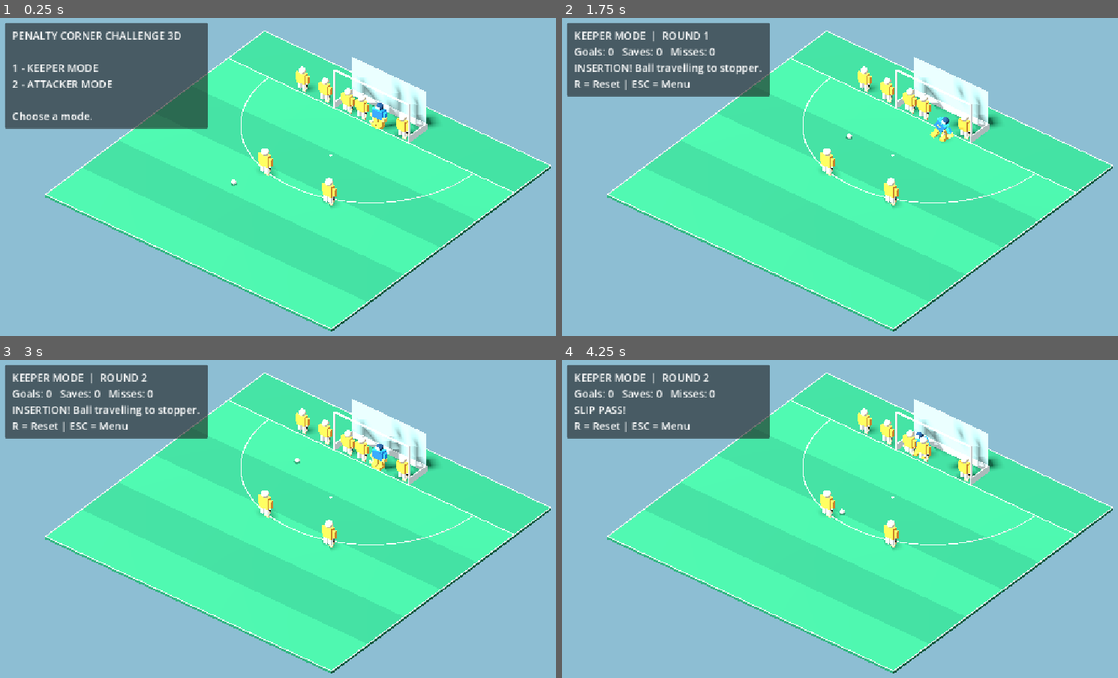
Above: before the commit, frames 1-4 (two rows, left to right).
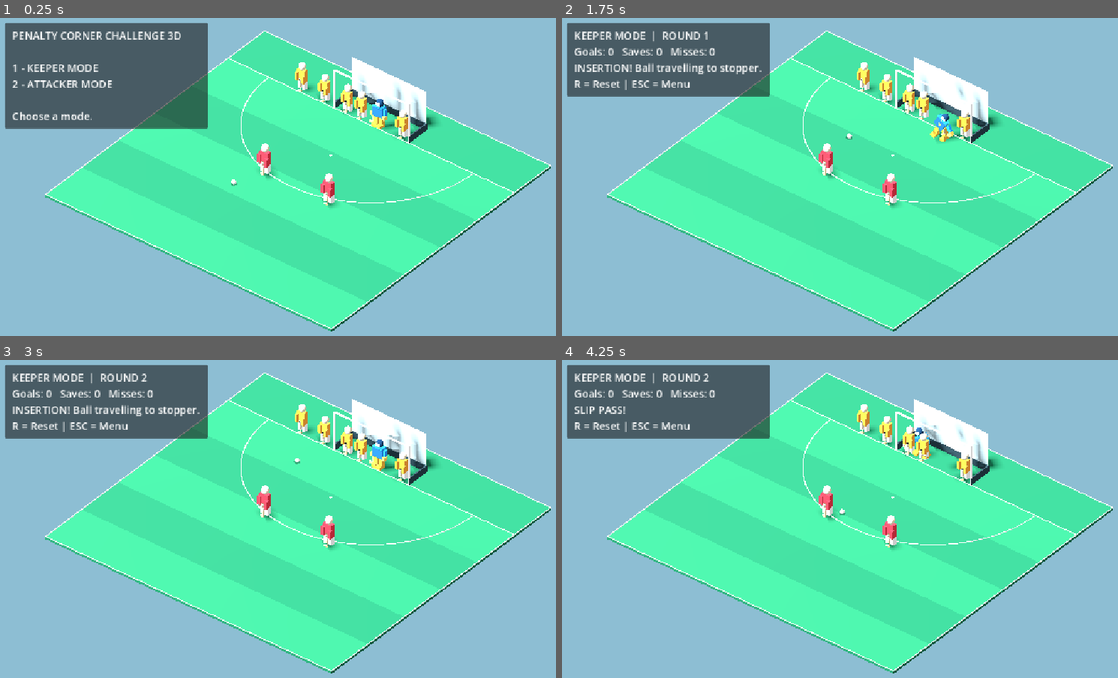
Above: after the commit, the same moments.

Repository: affarf/penalty-corner-challenge-3d
Game: Godot game, scene res://scenes/main_3d.tscn
Two runs of this game, one before a commit and one after it. Both use one fixed random seed, a clock stepped at 60 frames per second and the inputs below.
Inputs:
- Up to frame 1 (0.25 s): no input
- Up to frame 2 (1.75 s): tap Enter at 0.5 s; hold D (move_right) 0.53-1.28 s; tap Space at 0.6, 0.77, 1.07, 1.25, 1.52, 1.55 s; hold S (move_down) from 1.28 s (still down); tap 1 at 1.35 s
- Up to frame 3 (3 s): tap Space at 1.82, 2.3 s; release S (move_down) at 2.03 s; hold D (move_right) 2.03-2.78 s; tap 2 at 2.1 s; hold W (move_up) from 2.78 s (still down); tap R at 2.85 s
- Up to frame 4 (4.25 s): tap Space at 3.02, 3.05, 3.32, 3.77, 3.8, 4.07 s; release W (move_up) at 3.53 s; hold A (move_left) from 3.53 s (still down); tap E at 3.6 s

The runs differ from the first frame. In frame 1, 1.8% of the frame differs, in the area x 46-77%, y 13-60%; in frame 2, 1.9%; in frame 3, 1.8%; in frame 4, 1.7%.

Commit message:
Add shirt color to the player, and fix ball movement

Diff:
--- a/scenes/main_3d.tscn
+++ b/scenes/main_3d.tscn
@@ -19,15 +19,20 @@
 
 [node name="Attacker1" parent="." unique_id=359548197 instance=ExtResource("4_le0cj")]
 transform = Transform3D(1.1, 0, 0, 0, 1.1, 0, 0, 0, 1.1, -3, 0, -7.08)
+shirt_color = Color(0.8627451, 0.20784314, 0.27058825, 1)
+height_scale = 1.2
 
 [node name="Attacker2" parent="." unique_id=1811710993 instance=ExtResource("4_le0cj")]
 transform = Transform3D(1.1, 0, 0, 0, 1.1, 0, 0, 0, 1.1, 4, 0, -7.08)
+shirt_color = Color(0.8627451, 0.20784314, 0.27058825, 1)
+height_scale = 1.2
 
 [node name="Goalkeeper3D" parent="." unique_id=2044590347 instance=ExtResource("5_78blk")]
 transform = Transform3D(1.1, 0, 0, 0, 1.1, 0, 0, 0, 1.1, 1.5, 0, -18)
 min_z = -20.0
 max_z = -10.0
 dive_distance = 1.5
+shirt_color = Color(0.14509805, 0.5568628, 0.9607843, 1)
 
 [node name="Ball3D" parent="." unique_id=1700041622 instance=ExtResource("6_78blk")]
 transform = Transform3D(1, 0, 0, 0, 1, 0, 0, 0, 1, -4, 0, -4)
@@ -37,15 +42,20 @@
 
 [node name="Injector" parent="." unique_id=67532909 instance=ExtResource("4_le0cj")]
 transform = Transform3D(1, 0, 0, 0, 1, 0, 0, 0, 1, -8, 0, -18.5)
+height_scale = 1.25
 
 [node name="Defender1" parent="." unique_id=1709637231 instance=ExtResource("4_le0cj")]
 transform = Transform3D(1, 0, 0, 0, 1, 0, 0, 0, 1, -1.5, 0, -18.5)
+height_scale = 1.2
 
 [node name="Defender2" parent="." unique_id=2130042826 instance=ExtResource("4_le0cj")]
 transform = Transform3D(1, 0, 0, 0, 1, 0, 0, 0, 1, 3, 0, -18.5)
+height_scale = 1.2
 
 [node name="Defender3" parent="." unique_id=660391153 instance=ExtResource("4_le0cj")]
 transform = Transform3D(1, 0, 0, 0, 1, 0, 0, 0, 1, -3, 0, -18.5)
+height_scale = 1.2
 
 [node name="Defender4" parent="." unique_id=810027603 instance=ExtResource("4_le0cj")]
 transform = Transform3D(1, 0, 0, 0, 1, 0, 0, 0, 1, -5.5, 0, -18.5)
+height_scale = 1.2
--- a/scripts/ball/ball_3d.gd
+++ b/scripts/ball/ball_3d.gd
@@ -18,11 +18,13 @@
 
 var travel_time: float = 1.0
 var elapsed: float = 0.0
-var start_position: Vector3
-var target_position: Vector3
+
+var start_position: Vector3 = Vector3.ZERO
+var target_position: Vector3 = Vector3.ZERO
+
 var arc_height: float = 0.0
-
 var impact_height: float = 0.0
+var hit_back_net: bool = false
 
 
 func _ready() -> void:
@@ -45,95 +47,142 @@
 		1.0
 	)
 
-	position = start_position.lerp(target_position, t)
+	position = start_position.lerp(
+		target_position,
+		t
+	)
 
 	var height: float = 0.0
 
 	if arc_height > 0.0:
-		# Rise and remain airborne until the back of the goal.
-		height = arc_height * (1.0 - pow(1.0 - t, 3.0))
+		if hit_back_net:
+			# Rise and remain airborne into the goal.
+			height = arc_height * (
+				1.0 - pow(1.0 - t, 3.0)
+			)
+		else:
+			# Shots that miss follow a normal arc.
+			height = sin(t * PI) * arc_height
 
 	ball_mesh.position.y = ball_radius + height
-
-	# Smaller shadow while airborne.
+	update_shadow(height)
+
+	if t >= 1.0:
+		moving = false
+
+		if hit_back_net and arc_height > 0.0:
+			# Ball reached the back net.
+			impact_height = height
+			elapsed = 0.0
+			dropping = true
+		else:
+			finish_movement()
+
+
+func process_drop(delta: float) -> void:
+	elapsed += delta
+
+	var t: float = clampf(
+		elapsed / maxf(drop_duration, 0.01),
+		0.0,
+		1.0
+	)
+
+	# Stay at the back of the goal while falling.
+	var height: float = impact_height * (
+		1.0 - t * t
+	)
+
+	ball_mesh.position.y = ball_radius + height
+	update_shadow(height)
+
+	if t >= 1.0:
+		dropping = false
+		finish_movement()
+
+
+func update_shadow(height: float) -> void:
+	if shadow_mesh == null:
+		return
+
 	var shadow_factor: float = clampf(
 		1.0 - height * 0.18,
 		0.4,
 		1.0
 	)
+
 	shadow_mesh.scale = Vector3.ONE * shadow_factor
-
-	if t >= 1.0:
-		moving = false
-
-		if arc_height > 0.0:
-			dropping = true
-			elapsed = 0.0
-			impact_height = height
-			print("BALL HIT BACK OF GOAL!")
-		else:
-			finish_movement()
-
-
-func process_drop(delta: float) -> void:
-	elapsed += delta
-
-	var t: float = clampf(
-		elapsed / maxf(drop_duration, 0.01),
-		0.0,
-		1.0
-	)
-
-	# Drop after impact, without moving horizontally.
-	var height: float = impact_height * (
-		1.0 - t * t
-	)
-
-	ball_mesh.position.y = ball_radius + height
-
-	shadow_mesh.scale = Vector3.ONE * clampf(
-		1.0 - height * 0.18,
-		0.4,
-		1.0
-	)
-
-	if t >= 1.0:
-		dropping = false
-		finish_movement()
 
 
 func finish_movement() -> void:
 	ball_mesh.position.y = ball_radius
 	shadow_mesh.scale = Vector3.ONE
+
+	moving = false
+	dropping = false
+
 	movement_finished.emit()
 
 
 func move_to(
 	destination: Vector3,
 	speed: float,
-	height: float = 0.0
+	height: float = 0.0,
+	back_net_impact: bool = false
 ) -> void:
 	start_position = position
+
 	target_position = Vector3(
 		destination.x,
 		0.0,
 		destination.z
 	)
 
-	var distance: float = start_position.distance_to(target_position)
-	travel_time = maxf(distance / maxf(speed, 0.1), 0.01)
+	var distance: float = (
+		start_position.distance_to(target_position)
+	)
+
+	travel_time = maxf(
+		distance / maxf(speed, 0.1),
+		0.01
+	)
 
 	arc_height = height
+	hit_back_net = back_net_impact
+
 	elapsed = 0.0
+	impact_height = 0.0
+
 	moving = true
 	dropping = false
+
+
+func stop_ball() -> void:
+	moving = false
+	dropping = false
+	elapsed = 0.0
+	hit_back_net = false
+
+	# Keep current height until another move or reset.
+	if shadow_mesh != null:
+		shadow_mesh.scale = Vector3.ONE
+
+
+func get_ball_height() -> float:
+	if ball_mesh == null:
+		return ball_radius
+
+	return ball_mesh.position.y
 
 
 func reset_ball(destination: Vector3) -> void:
 	moving = false
 	dropping = false
 	elapsed = 0.0
+
 	arc_height = 0.0
+	impact_height = 0.0
+	hit_back_net = false
 
 	position = Vector3(
 		destination.x,
@@ -174,29 +223,17 @@
 	disk.height = 0.015
 
 	var shadow_material := StandardMaterial3D.new()
-	shadow_material.albedo_color = Color(0, 0, 0, 0.3)
-	shadow_material.transparency = BaseMaterial3D.TRANSPARENCY_ALPHA
-	shadow_material.shading_mode = BaseMaterial3D.SHADING_MODE_UNSHADED
+	shadow_material.albedo_color = Color(
+		0.0, 0.0, 0.0, 0.3
+	)
+	shadow_material.transparency = (
+		BaseMaterial3D.TRANSPARENCY_ALPHA
+	)
+	shadow_material.shading_mode = (
+		BaseMaterial3D.SHADING_MODE_UNSHADED
+	)
 
 	shadow_mesh.mesh = disk
 	shadow_mesh.material_override = shadow_material
 	shadow_mesh.position.y = 0.025
 	add_child(shadow_mesh)
-
-func get_ball_height() -> float:
-	if ball_mesh == null:
-		return ball_radius
-
-	return ball_mesh.position.y
-
-
-func stop_ball() -> void:
-	moving = false
-	dropping = false
-	elapsed = 0.0
-
-	if ball_mesh != null:
-		ball_mesh.position.y = ball_radius
-
-	if shadow_mesh != null:
-		shadow_mesh.scale = Vector3.ONE
--- a/scripts/game/practice_manager.gd
+++ b/scripts/game/practice_manager.gd
@@ -30,8 +30,10 @@
 	FINISHED
 }
 
+@onready var goal = get_parent().get_node("Goal3D")
+
 @export_group("Goal")
-@export var goal_z: float = -16.0
+@export var goal_z: float = -18.5
 @export var goal_width: float = 6.0
 @export var goal_height: float = 3.0
 @export var goal_depth: float = 1.8
@@ -81,8 +83,16 @@
 var countdown: float = 0.0
 var status_message: String = ""
 
+func sync_goal_dimensions() -> void:
+	goal_z = goal.global_position.z
+	goal_width = goal.goal_width * goal.scale.x
+	goal_height = goal.goal_height * goal.scale.y
+	goal_depth = goal.goal_depth * goal.scale.z
+
 
 func _ready() -> void:
+	sync_goal_dimensions()
+
 	hud = PracticeHUD.new()
 	hud.name = "PracticeHUD"
 	add_child(hud)
@@ -297,28 +307,56 @@
 	set_status("SLIP PASS!")
 
 
+
 func shoot_ball(aerial: bool) -> void:
 	if phase != Phase.READY_TO_SHOOT:
 		return
 
 	phase = Phase.SHOOTING
-
 	shot_start = ball.position
+
+	# Inside the goal, just before the backboard.
+	var back_goal_z: float = (
+		goal_z
+		- goal_depth
+		+ ball.ball_radius
+		+ 0.05
+	)
 
 	shot_destination = Vector3(
 		aim_x,
 		0.0,
-		goal_z - goal_depth + 0.1
-	)
-
-	shot_height = (
-		ball.aerial_height if aerial else 0.0
+		back_goal_z
+	)
+
+	shot_height = 0.0
+
+	if aerial:
+		shot_height = ball.aerial_height
+
+	# Check whether the intended shot enters
+	# between the posts and under the crossbar.
+	var expected_result: String = (
+		ShotResolver.check_goal(
+			shot_start,
+			shot_destination,
+			shot_height,
+			ball.ball_radius,
+			goal_z,
+			goal_width,
+			goal_height
+		)
+	)
+
+	var will_hit_back_net: bool = (
+		expected_result == "GOAL!"
 	)
 
 	ball.move_to(
 		shot_destination,
 		ball.shot_speed,
-		shot_height
+		shot_height,
+		will_hit_back_net
 	)
 
 	if game_mode == GameMode.ATTACKER:
@@ -332,6 +370,7 @@
 	set_status(
 		"AERIAL SHOT!" if aerial else "LOW SHOT!"
 	)
+
 
 
 func check_keeper_save() -> void:
--- a/scripts/players/goalkeeper_3d.gd
+++ b/scripts/players/goalkeeper_3d.gd
@@ -16,6 +16,7 @@
 @export var movement_speed: float = 5.5
 @export var movement_acceleration: float = 20.0
 @export var movement_deceleration: float = 25.0
+@export var keeper_height_scale: float = 1.2
 
 @export_group("Goalkeeper Area")
 @export var min_x: float = -4.5
@@ -67,6 +68,8 @@
 	keeper_rig = KeeperVisuals.new()
 	keeper_rig.name = "KeeperVisuals"
 	add_child(keeper_rig)
+
+	keeper_rig.scale = Vector3(1.0, keeper_height_scale, 1.0)
 
 	camera = get_viewport().get_camera_3d()
 
--- a/scripts/players/player_3d.gd
+++ b/scripts/players/player_3d.gd
@@ -3,12 +3,15 @@
 
 @export var shirt_color: Color = Color("#F59D38")
 @export var is_goalkeeper: bool = false
+@export var height_scale: float = 1.12
 
 var visual_root: Node3D
 
 
 func _ready() -> void:
 	build_player()
+	if visual_root != null:
+		visual_root.scale = Vector3(1.0, height_scale, 1.0)
 
 
 func make_material(color: Color) -> StandardMaterial3D:
@@ -101,57 +104,80 @@
 			leg_color
 		)
 
-	# Arms
-	for x in [-0.55, 0.55]:
-		add_box(
-			visual_root,
-			Vector3(x, 1.15, 0),
-			Vector3(0.25, 0.7, 0.28),
-			shirt_color
-		)
-
-
-	# Field hockey stick on the model's right side.
-	# The shaft is angled toward the ball.
+		# TWO-HANDED FIELD HOCKEY GRIP
+	# Local +Z is the front of the player.
+	# Both hands stay attached to the stick when rotated.
+
 	var stick_color := Color("#D8BB82")
 	var grip_color := Color("#242424")
-
+	var skin_color := Color("#E8D9BA")
+
+	# Arms extending forward
+	add_box(
+		visual_root,
+		Vector3(-0.36, 1.12, 0.28),
+		Vector3(0.25, 0.64, 0.28),
+		shirt_color
+	)
+
+	add_box(
+		visual_root,
+		Vector3(0.36, 1.00, 0.30),
+		Vector3(0.25, 0.64, 0.28),
+		shirt_color
+	)
+
+	# Stick shaft: positioned between both hands
 	var stick_pivot := Node3D.new()
 	stick_pivot.name = "HockeyStick"
-	stick_pivot.position = Vector3(0.70, 0.92, 0.25)
-	stick_pivot.rotation.z = -0.18
+	stick_pivot.position = Vector3(0.05, 1.0, 0.42)
+	stick_pivot.rotation.z = 0.13
 	visual_root.add_child(stick_pivot)
 
-	# Shaft
-	add_box(
-		stick_pivot,
-		Vector3(0, -0.43, 0),
-		Vector3(0.08, 0.90, 0.09),
+	add_box(
+		stick_pivot,
+		Vector3(0, -0.47, 0),
+		Vector3(0.075, 1.00, 0.085),
 		stick_color
 	)
 
 	# Upper grip
 	add_box(
 		stick_pivot,
-		Vector3(0, -0.11, 0),
-		Vector3(0.095, 0.24, 0.11),
+		Vector3(0, -0.12, 0),
+		Vector3(0.095, 0.26, 0.11),
 		grip_color
 	)
 
 	# Hooked head
 	add_box(
 		stick_pivot,
-		Vector3(-0.15, -0.85, 0),
-		Vector3(0.37, 0.13, 0.16),
+		Vector3(-0.14, -0.93, 0),
+		Vector3(0.34, 0.12, 0.14),
 		stick_color
 	)
 
-	# Rounded toe
 	add_sphere(
 		stick_pivot,
-		Vector3(-0.30, -0.85, 0),
-		0.075,
+		Vector3(-0.29, -0.93, 0),
+		0.07,
 		stick_color
+	)
+
+	# Left hand at the top of the grip
+	add_box(
+		stick_pivot,
+		Vector3(0, -0.12, 0.02),
+		Vector3(0.20, 0.16, 0.20),
+		skin_color
+	)
+
+	# Right hand lower on the shaft
+	add_box(
+		stick_pivot,
+		Vector3(0, -0.42, 0.02),
+		Vector3(0.20, 0.16, 0.20),
+		skin_color
 	)
 
 
--- a/scripts/world/goal_3d.gd
+++ b/scripts/world/goal_3d.gd
@@ -4,6 +4,8 @@
 @export var goal_width: float = 6.0
 @export var goal_height: float = 3.0
 @export var goal_depth: float = 1.8
+
+
 
 const POST_SIZE := 0.10
 const BOARD_HEIGHT := 0.50
@@ -24,6 +26,11 @@
 
 	var material := StandardMaterial3D.new()
 	material.albedo_color = color
+	material.roughness = 0.85
+	var net := Color(0.63, 0.72, 0.75, 0.22)
+
+	if color.a < 1.0:
+		material.transparency = BaseMaterial3D.TRANSPARENCY_ALPHA
 
 	mesh_instance.mesh = mesh
 	mesh_instance.material_override = material
@@ -32,9 +39,9 @@
 
 
 func build_goal() -> void:
-	var white := Color("#F2F5F5")
-	var boards := Color("#D1E0E2")
-	var net := Color("#8BAEAE")
+	var white := Color("#FFFFFF")
+	var boards := Color("#263C45")
+	var net := Color("#A1B8C0")
 
 	var half_width := goal_width / 2.0
 
